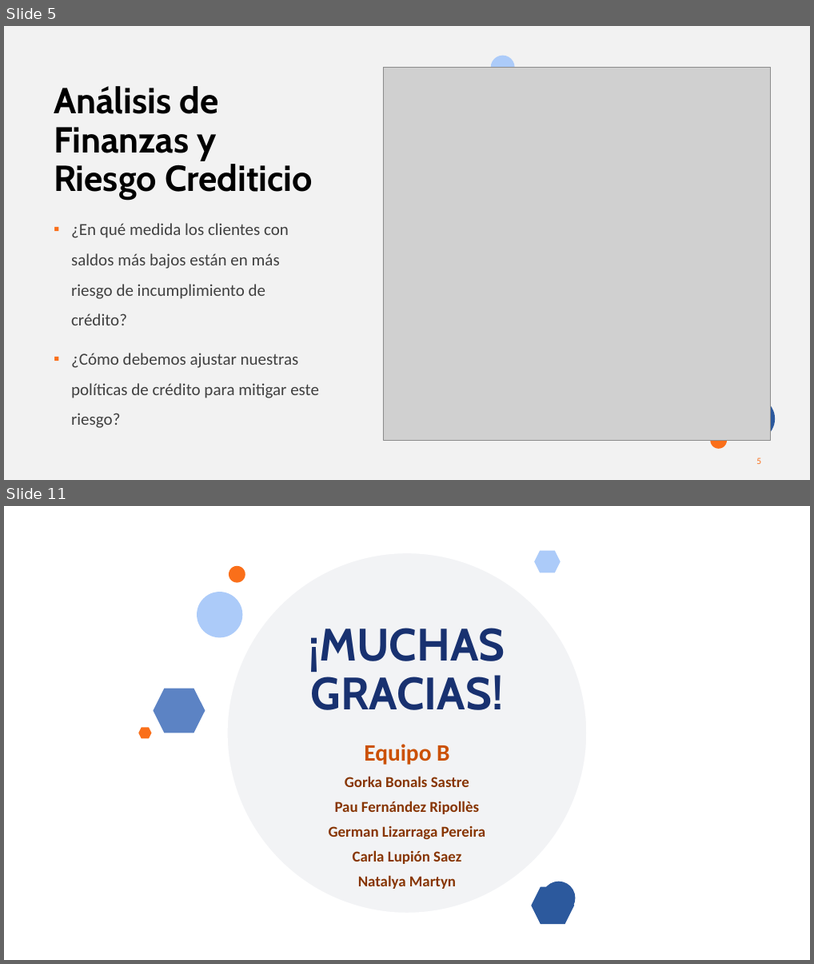
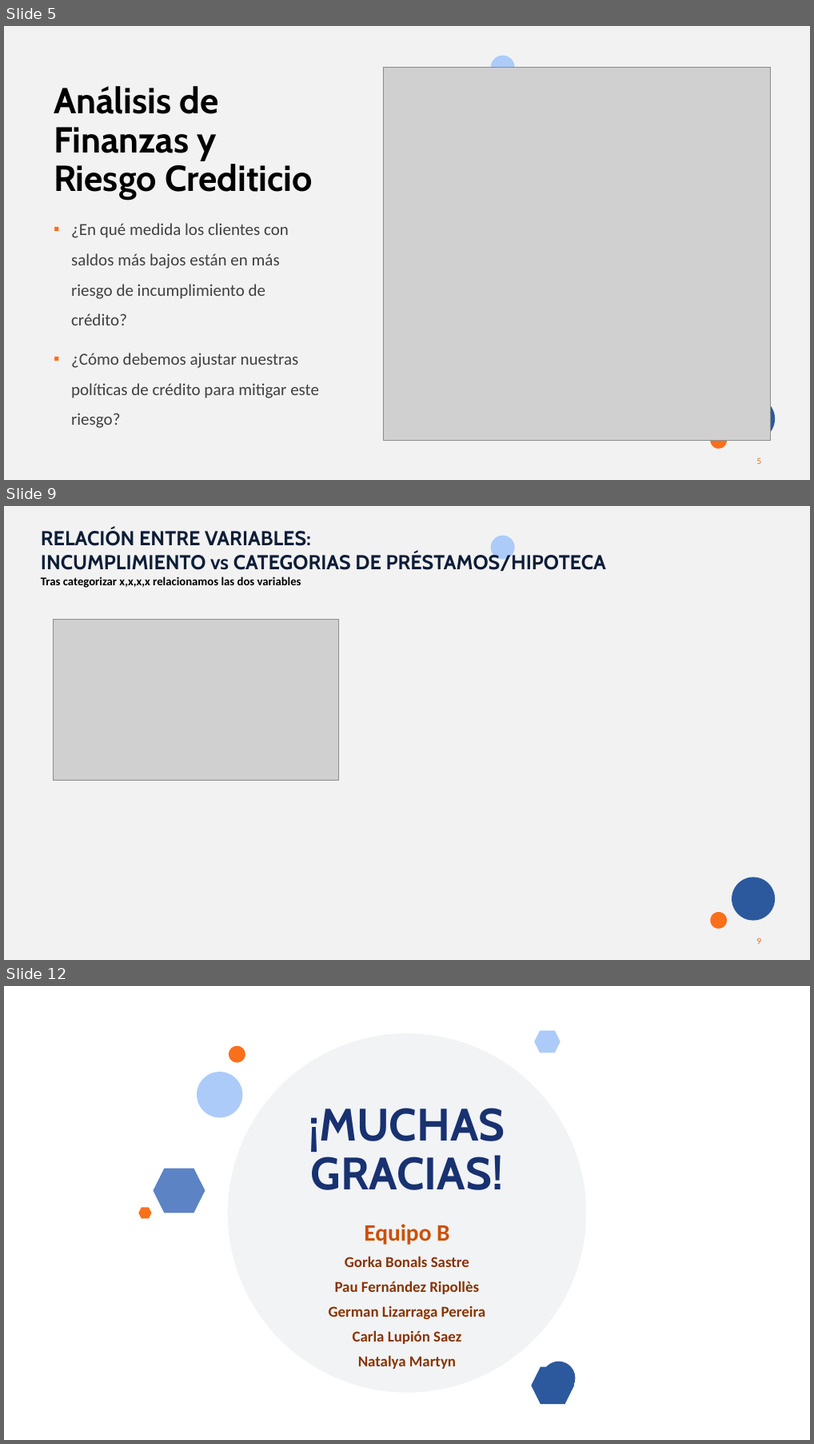
Before and after one commit to MarinaTorba/PersonalDataProrjects, a slide deck: Equip_B/results/S2_Presentacion_Finanzas.pptx. Shown one above the other, each under a label of ours: slides 5 and 11 before the commit, slides 5, 9 and 12 after it; the slides between them are not shown. The pictures are 814x964 and 814x1444 pixels, drawn with LibreOffice and Linux fonts; fonts in the diff are those of the drawing; grey boxes stand for pictures; background and template pictures are left out. Boxes give left, top, right and bottom in pixels: in the first picture for what was removed or moved away, otherwise in the second. Text is boxed around its words. In the diff, an @@ line names an element or a change of style, - is before the commit and + after.

```diff
--- a/Equip_B/results/S2_Presentacion_Finanzas.pptx
+++ b/Equip_B/results/S2_Presentacion_Finanzas.pptx
@@ slide 9 added at box(4, 506, 810, 960), background #F2F2F2; not listed: 4 template elements that a slide beside it also shows @@
@@ text added at box(41, 528, 606, 588), 24 pt, text #0D1D38, bold @@
+RELACIÓN ENTRE VARIABLES:
+INCUMPLIMIENTO vs CATEGORIAS DE PRÉSTAMOS/HIPOTECA
+Tras categorizar x,x,x,x relacionamos las dos variables
@@ picture added at box(54, 619, 338, 780) @@
@@ rectangle added at box(4, 929, 174, 960), fill #F2F2F2 @@
@@ what was slide 11 is now slide 12 @@
```
Also in this commit, not shown: 4 slides changed, 1 other slide added, 1 slide removed.
